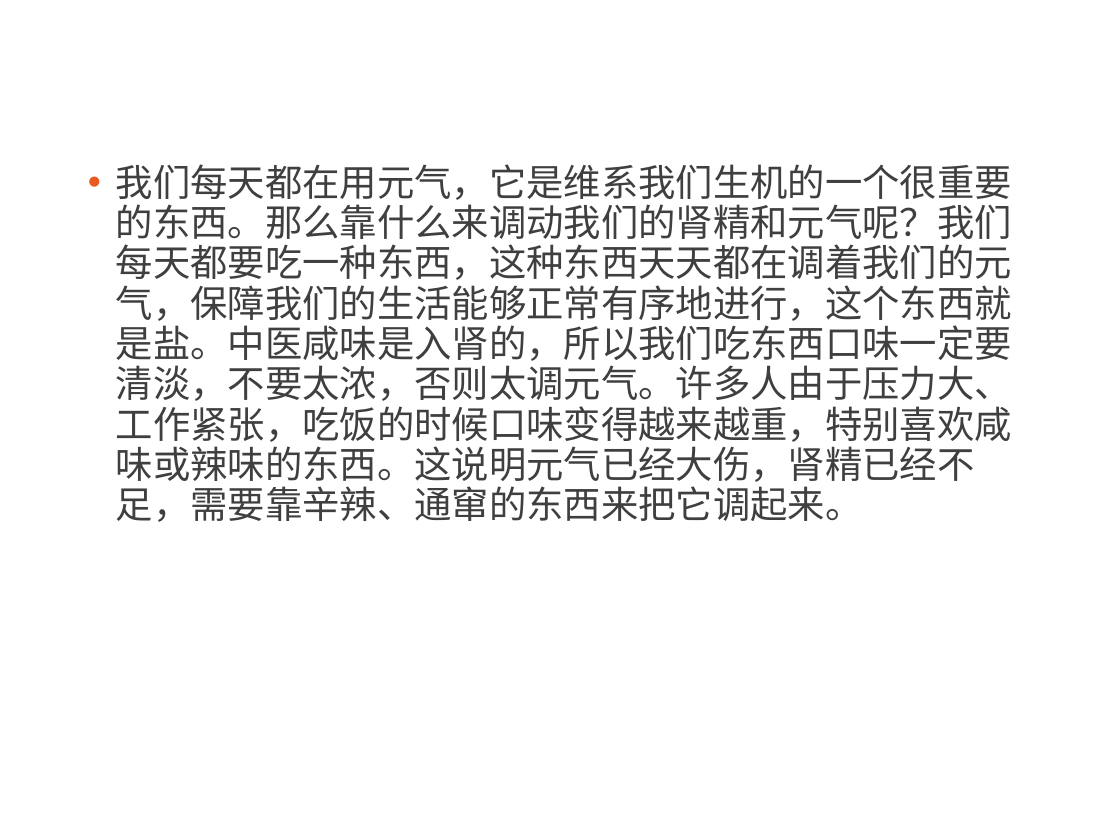
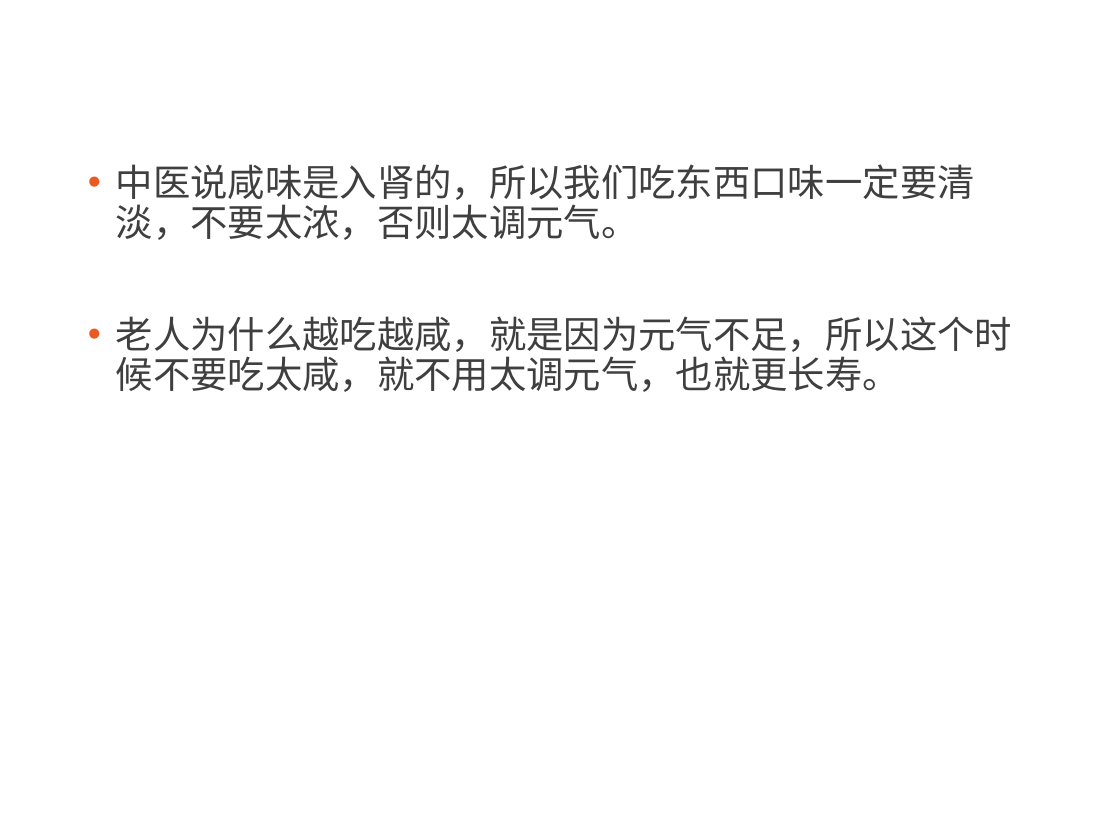
Before and after one commit to CatMan1994/file, a slide deck: slide 19 of 中医与养生分享会/中医与养生.ppt (slide 20 before the commit). Drawn at 1120x840 pixels with LibreOffice and Linux fonts; fonts in the diff are those of the drawing; background and template pictures are left out. Boxes give left, top, right and bottom in pixels: in the first picture for what was removed or moved away, otherwise in the second. Text is boxed around its words. In the diff, an @@ line names an element or a change of style, - is before the commit and + after.

```diff
--- a/中医与养生分享会/中医与养生.ppt
+++ b/中医与养生分享会/中医与养生.ppt
@@ text at bbox=[116, 164, 1012, 392]: text changed @@
-• 我们每天都在用元气，它是维系我们生机的一个很重要的东西。那么靠什么来调动我们的肾精和元气呢？我们每天都要吃一种东西，这种东西天天都在调着我们的元气，保障我们的生活能够正常有序地进行，这个东西就是盐。中医咸味是入肾的，所以我们吃东西口味一定要清淡，不要太浓，否则太调元气。许多人由于压力大、工作紧张，吃饭的时候口味变得越来越重，特别喜欢咸味或辣味的东西。这说明元气已经大伤，肾精已经不足，需要靠辛辣、通窜的东西来把它调起来。
+• 中医说咸味是入肾的，所以我们吃东西口味一定要清淡，不要太浓，否则太调元气。
+• 老人为什么越吃越咸，就是因为元气不足，所以这个时候不要吃太咸，就不用太调元气，也就更长寿。
```
Also in this commit, not shown: 5 other slides changed, 1 slide added, 3 slides removed, 1 other file.
